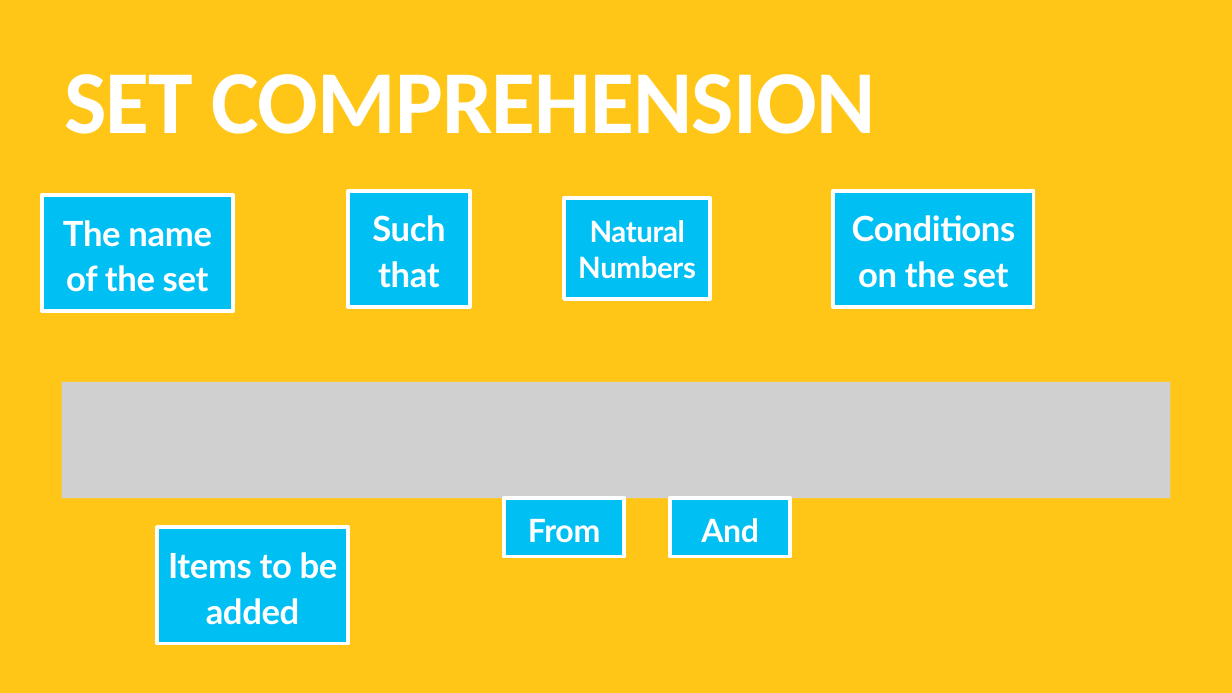
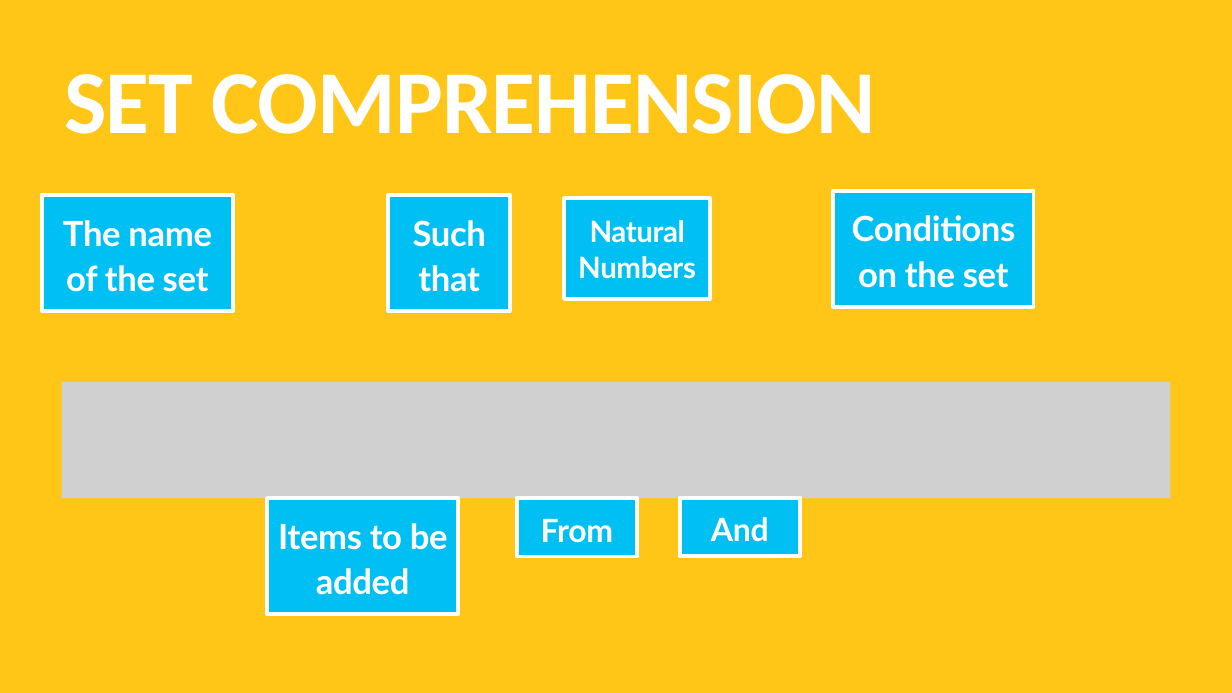
Before and after one commit to TommyWoodley/teaching, a slide deck: slide 2 of ALevel/RegularAndContextFreeLanguages/RegularExpressionsAndContextFreeLanguages.pptx. Drawn at 1232x693 pixels with LibreOffice and Linux fonts; fonts in the diff are those of the drawing; grey boxes stand for pictures. Boxes give left, top, right and bottom in pixels: in the first picture for what was removed or moved away, otherwise in the second. Text is boxed around its words. In the diff, an @@ line names an element or a change of style, - is before the commit and + after.

```diff
--- a/ALevel/RegularAndContextFreeLanguages/RegularExpressionsAndContextFreeLanguages.pptx
+++ b/ALevel/RegularAndContextFreeLanguages/RegularExpressionsAndContextFreeLanguages.pptx
@@ rectangle "Such that": place and size @@
-rectangle "Such that" at [348,191,469,307]
+rectangle "Such that" at [388,195,510,311]
@@ rectangle "Items to be added": place and size @@
-rectangle "Items to be added" at [157,528,348,643]
+rectangle "Items to be added" at [267,498,458,614]
@@ rectangle "From": place and size @@
-rectangle "From" at [504,498,625,557]
+rectangle "From" at [516,498,637,557]
@@ rectangle "And": place and size @@
-rectangle "And" at [670,498,790,557]
+rectangle "And" at [680,498,800,556]
```
Also in this commit, not shown: 3 other slides changed, 5 other files.
